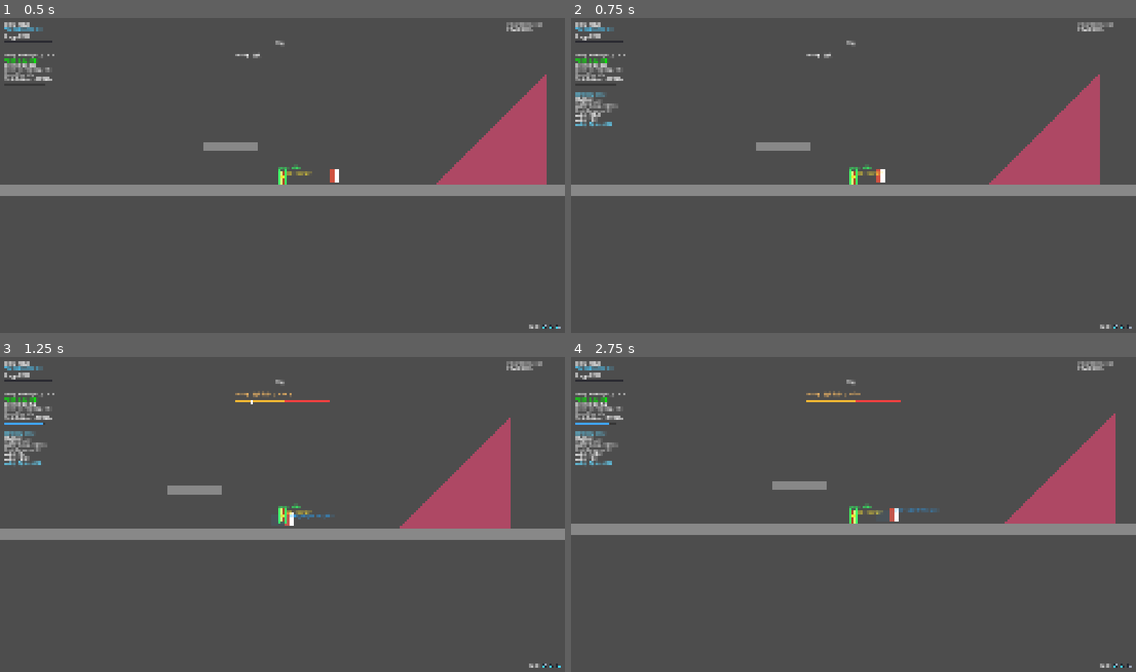
Above: before the commit, frames 1-4 (two rows, left to right).
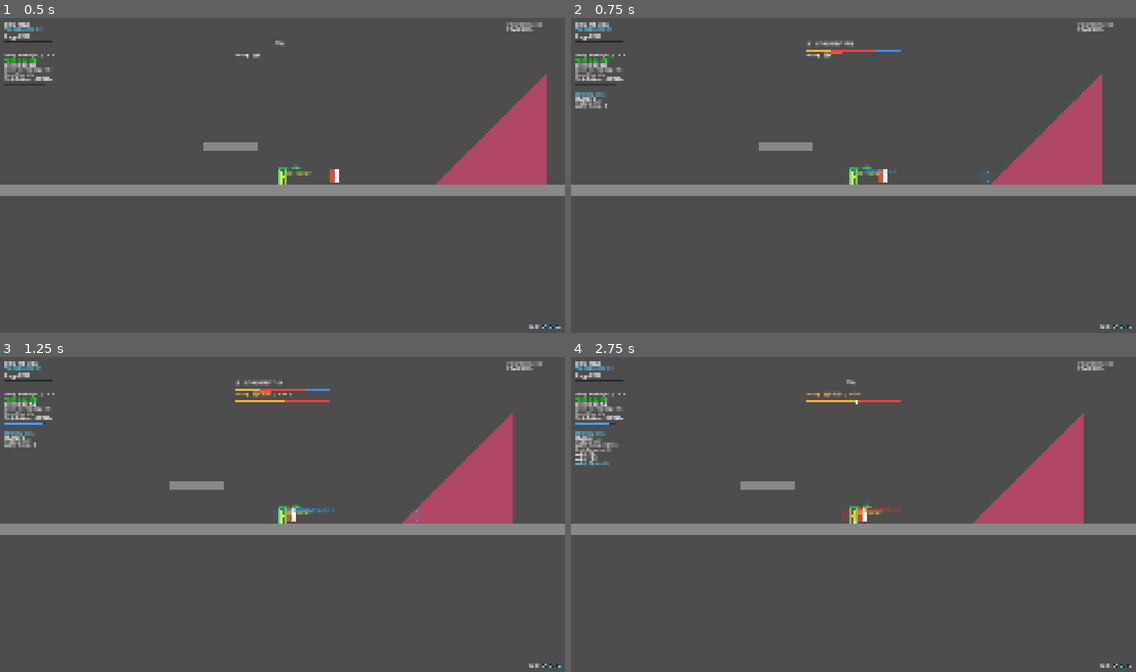
Above: after the commit, the same moments.

Repository: Guo3020/CombatLab
Game: Godot game, scene res://02_scenes/01_arena/main.tscn
The game is run twice, just before and just after one commit, with the same random seed, the same clock (stepped at 60 frames per second) and the same inputs.
Inputs (mouse positions are in pixels of both pictures, inside the frame that each line leads up to):
- Up to frame 1 (0.5 s): no input
- Up to frame 2 (0.75 s): move the mouse to (977, 159) at 0.52 s; hold D (move_right) from 0.53 s (still down); hold Right mouse button (dodge) from 0.53 s (still down); click (977, 159) at 0.67 s
- Up to frame 3 (1.25 s): keep holding D (move_right); keep holding Right mouse button (dodge); tap Up (jump) at 0.77 s
- Up to frame 4 (2.75 s): release D (move_right) at 1.25 s; release Right mouse button (dodge) at 1.25 s; drag from (740, 530) to (825, 580) at 1.27 s; tap Enter at 2 s; move the mouse to (910, 445) at 2.02 s; hold A (move_left) from 2.03 s (still down); hold Right mouse button (dodge) from 2.03 s (still down)

Frame 1 is identical in both runs. In frame 2, 0.9% of the frame differs, in the area x 0-94%, y 1-53%; in frame 3, 4.4%, in the area x 0-100%, y 1-59%; in frame 4, 4.1%.

Commit message:
Remove obsolete module subresources from action data

Diff:
--- a/04_resources/player1_action/sword_combo_03.tres
+++ b/04_resources/player1_action/sword_combo_03.tres
@@ -3,15 +3,6 @@
 [ext_resource type="Script" uid="uid://bx3y8p324q4xu" path="res://03_scripts/01_combat/data/hit_instance_data.gd" id="1_4mrrv"]
 [ext_resource type="Script" uid="uid://bj3diw4xg6hf0" path="res://03_scripts/01_combat/modules/combat_action_module.gd" id="1_dp7pd"]
 [ext_resource type="Script" uid="uid://bvyxsitu1yh05" path="res://03_scripts/01_combat/data/combat_action_data.gd" id="3_e80b7"]
-
-[sub_resource type="Resource" id="Resource_yhuu6"]
-script = ExtResource("2_38bnr")
-module_name = "第三段攻击判定"
-metadata/_custom_type_script = "uid://dgjymukq37tib"
-
-[sub_resource type="Resource" id="Resource_8x5yl"]
-script = ExtResource("3_w3ohk")
-metadata/_custom_type_script = "uid://d01ep54f0t2cy"
 
 [resource]
 script = ExtResource("3_e80b7")
@@ -21,5 +12,4 @@
 active = 0.5
 recovery = 0.4
 input_window = 0.0
-modules = Array[ExtResource("1_dp7pd")]([SubResource("Resource_yhuu6"), SubResource("Resource_8x5yl")])
 metadata/_custom_type_script = "uid://bvyxsitu1yh05"
